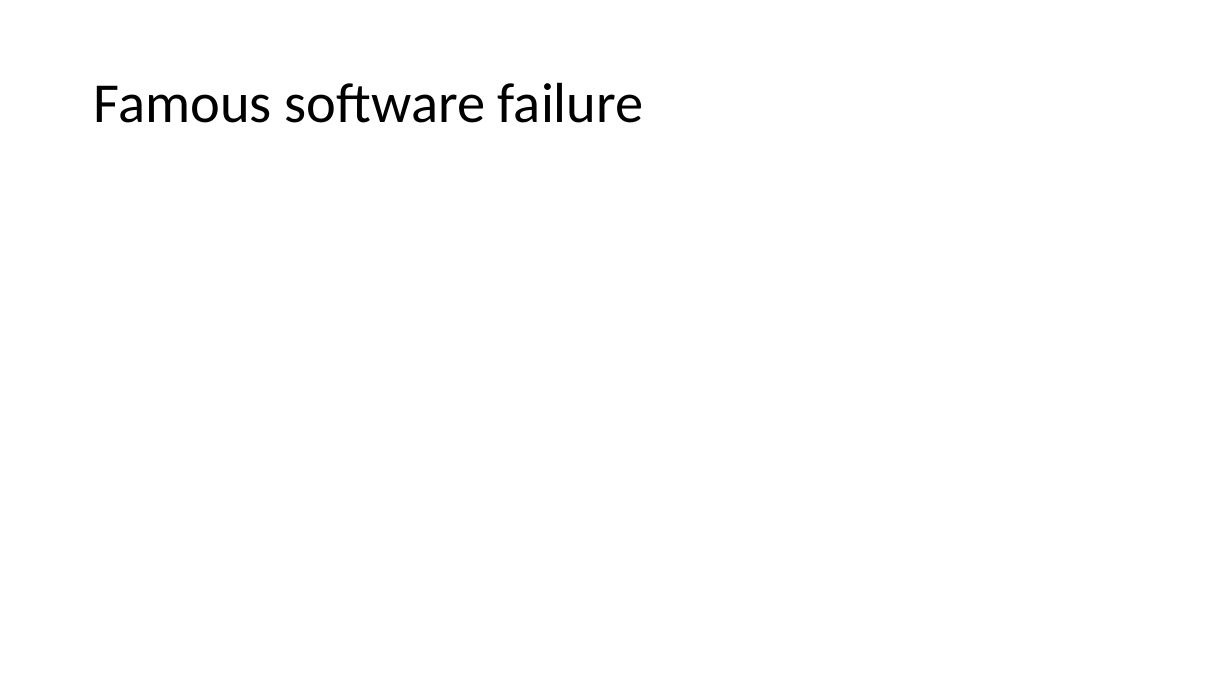
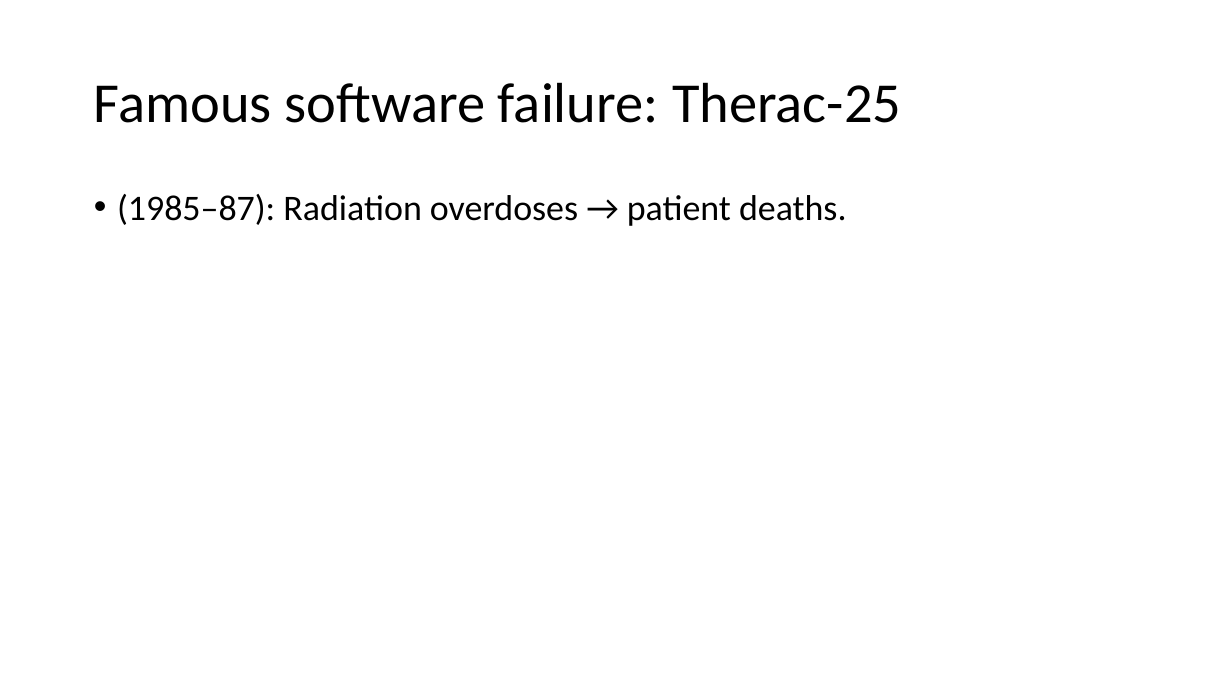
Before and after one commit to tongzhou80/cs6100, a slide deck: slide 12 of slides/Lecture1.pptx (slide 10 before the commit). Drawn at 1232x693 pixels with LibreOffice and Linux fonts; fonts in the diff are those of the drawing. Boxes give left, top, right and bottom in pixels: in the first picture for what was removed or moved away, otherwise in the second. Text is boxed around its words. In the diff, an @@ line names an element or a change of style, - is before the commit and + after.

```diff
--- a/slides/Lecture1.pptx
+++ b/slides/Lecture1.pptx
@@ title at [94,82,901,123]: text changed @@
-Famous software failure
+Famous software failure: Therac-25
@@ text added at [117,194,846,226], 28 pt, text #000000 @@
+• (1985–87): Radiation overdoses → patient deaths.
```
Also in this commit, not shown: 10 other slides changed, 8 slides added, 1 slide removed, 3 other files.
